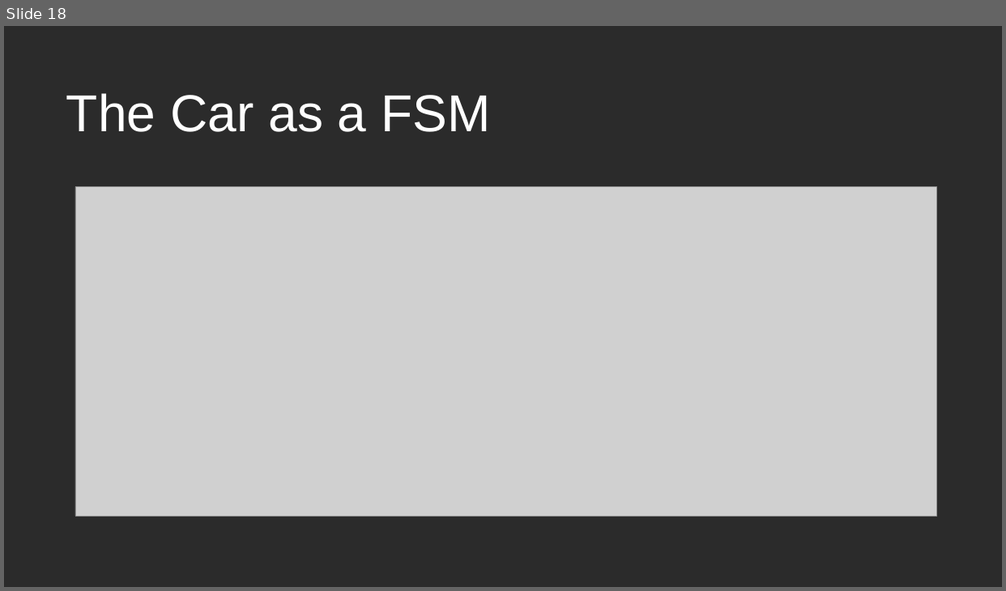
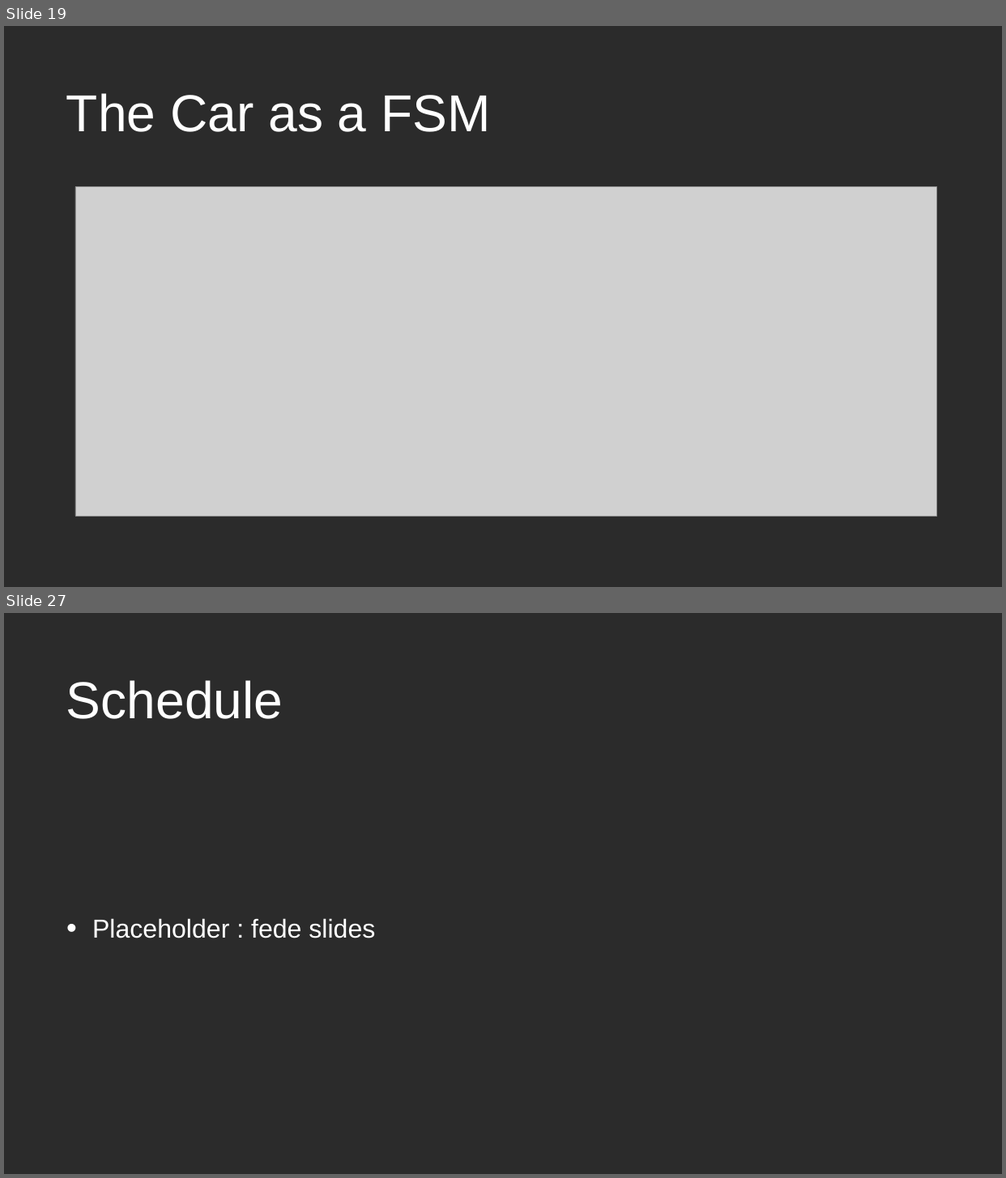
Before and after one commit to insidioso93/PowerEnJoyProject, a slide deck: presentation-integrated.odp. Shown one above the other, each under a label of ours: slide 18 before the commit, slides 19 and 27 after it; the slides between them are not shown. The pictures are 1006x591 and 1006x1178 pixels, drawn with LibreOffice and Linux fonts; fonts in the diff are those of the drawing; grey boxes stand for pictures; background and template pictures are left out; a plain dark background stands for a picture behind light text. Boxes give left, top, right and bottom in pixels: in the first picture for what was removed or moved away, otherwise in the second. Text is boxed around its words. In the diff, an @@ line names an element or a change of style, - is before the commit and + after.

```diff
--- a/presentation-integrated.odp
+++ b/presentation-integrated.odp
@@ slide 27 added at <box>4,613,1002,1174</box>, background picture (left out) @@
@@ text added at <box>66,680,283,719</box>, 100 pt, text #FFFFFF @@
+Schedule
@@ text added at <box>92,918,375,939</box>, 50 pt, text #FFFFFF @@
+• Placeholder : fede slides
@@ what was slide 18 is now slide 19 @@
```
Also in this commit, not shown: 2 slides changed, 7 other slides added, 1 other file.
